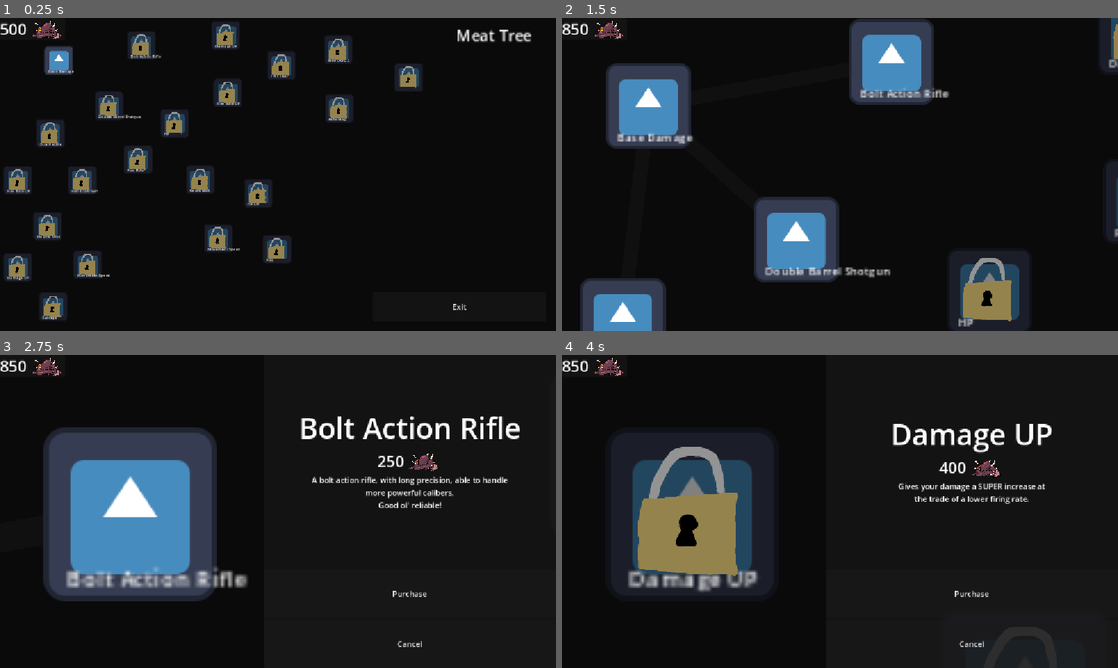
Above: before the commit, frames 1-4 (two rows, left to right).
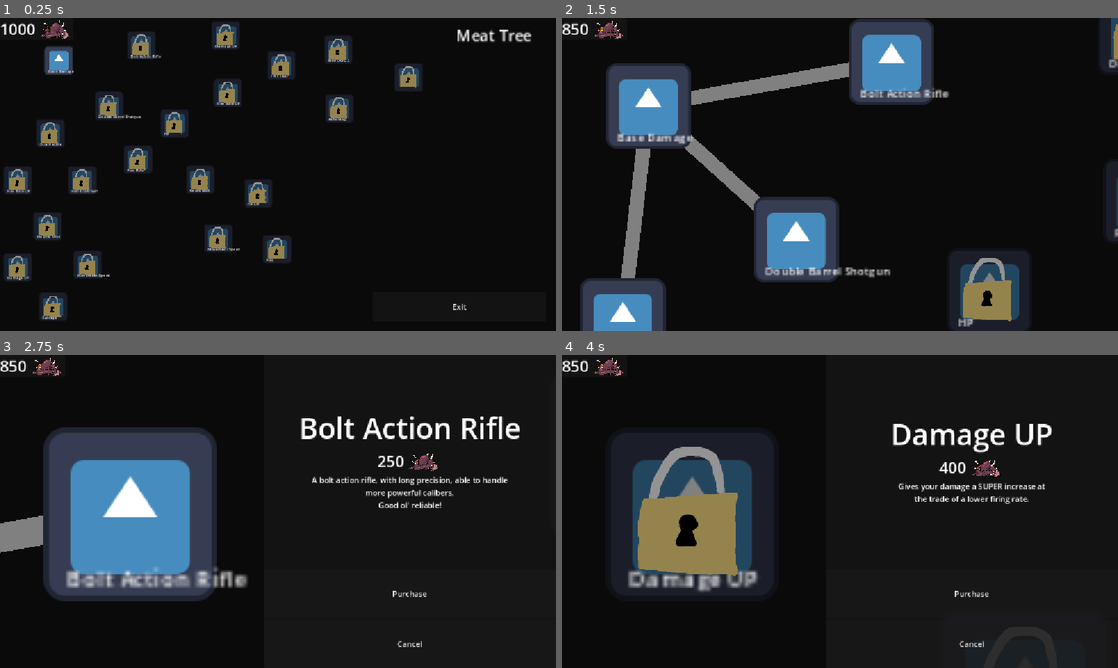
Above: after the commit, the same moments.

Repository: gmuGADIG/DEADSHOT
Game: Godot game, scene res://menu/skill_tree/skill_tree.tscn
Two runs of this game, one before a commit and one after it. Both use one fixed random seed, a clock stepped at 60 frames per second and the inputs below. This scene is started directly instead of the project's main scene. The engine's default icon, where the game draws it, is replaced by a stand-in: a white triangle on a blue panel in a dark square. Sound files missing from this copy of the repository are replaced by a short silence.
Inputs:
- Up to frame 1 (0.25 s): no input
- Up to frame 2 (1.5 s): click "Base Damage" at 0.5 s; click "Purchase" at 1.25 s
- Up to frame 3 (2.75 s): click "Bolt Action Rifle" at 2 s
- Up to frame 4 (4 s): click "Cancel" at 2.75 s; click "Damage UP" at 3.5 s

The runs differ from the first frame. In frame 1, 0.3% of the frame differs, in the area x 0-13%, y 0-7%; in frame 2, 3.1%, in the area x 10-52%, y 14-84%; in frame 3, 0.7%; in frame 4, nothing differs.

Commit message:
Line Fix and Updated Meat Currency
Fixed the issue where the line2D connecting the buttons were behind the black background, and fixed problem that wouldnt show the meat currency accurately until you bought something.

Diff:
--- a/menu/skill_tree/skill_tree.tscn
+++ b/menu/skill_tree/skill_tree.tscn
@@ -211,6 +211,7 @@
 zoom_offset = Vector2(-15, -25)
 
 [node name="Background" type="ColorRect" parent="."]
+z_index = -3
 layout_mode = 0
 offset_left = -322.0
 offset_top = -207.0
--- a/menu/skill_tree/skill_tree_overlay.gd
+++ b/menu/skill_tree/skill_tree_overlay.gd
@@ -2,6 +2,7 @@
 
 func _ready() -> void:
 	Global.meat_changed.connect(update_meat_display)
+	update_meat_display()
 
 func update_meat_display() -> void:
 	$MeatDisplay/HBoxContainer/OwnedMeat.text = str(Global.meat_currency)
